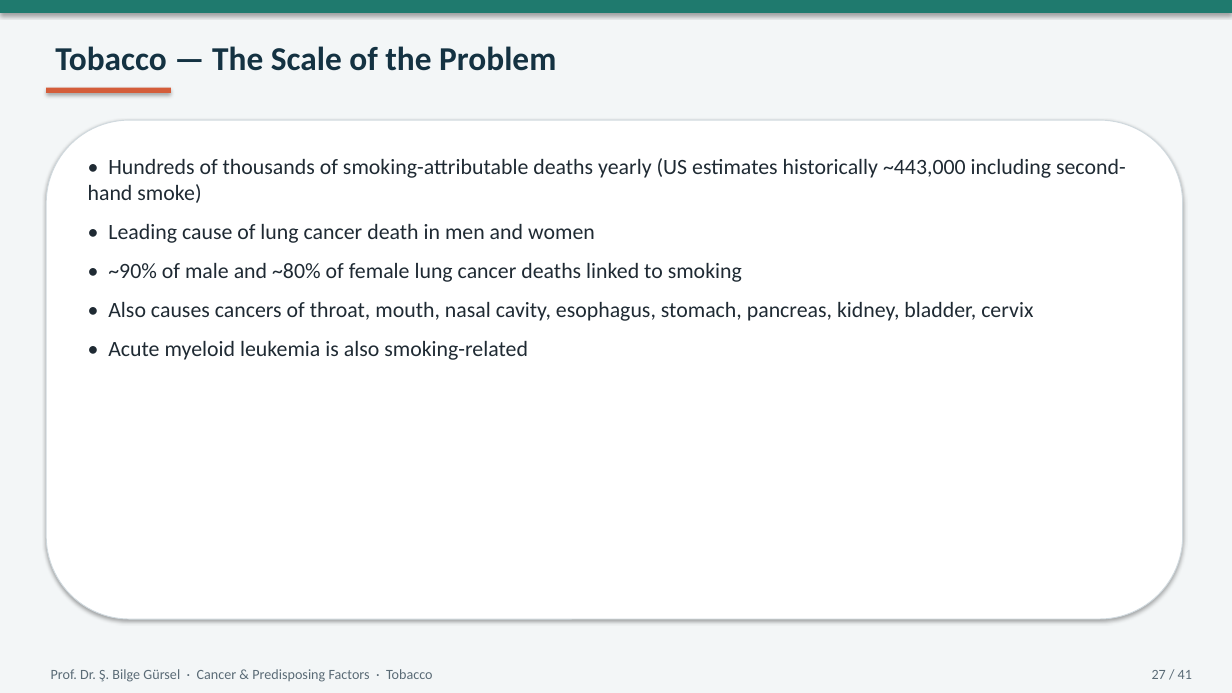
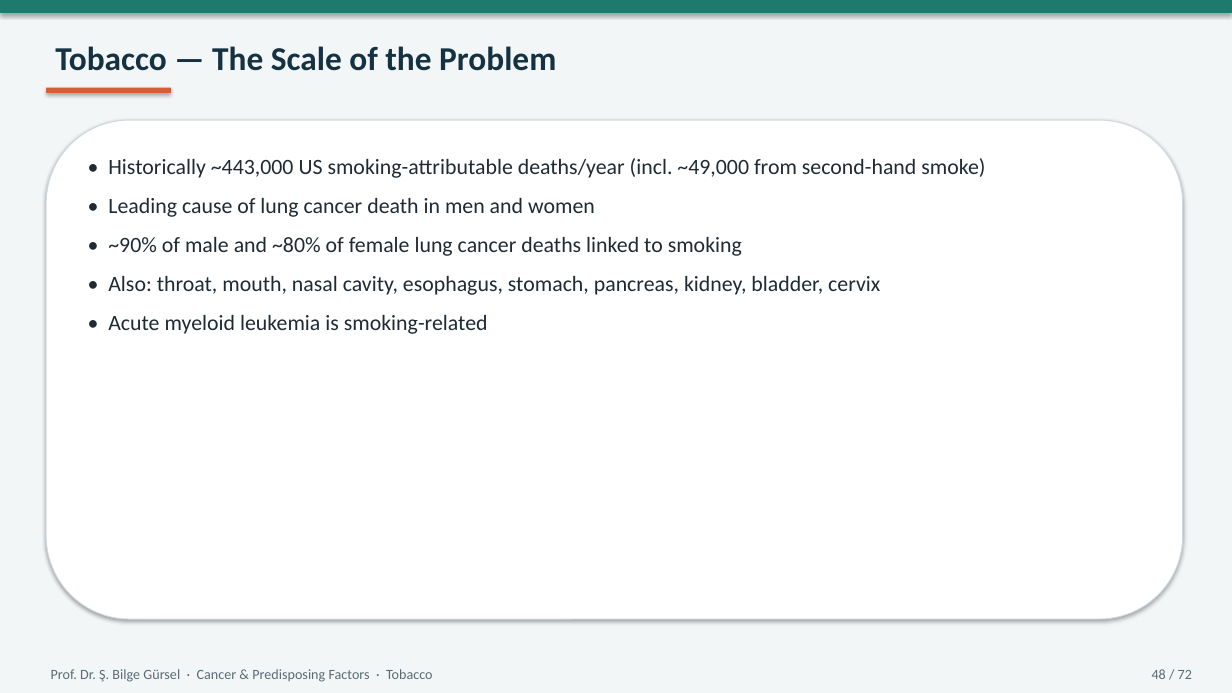
Before and after one commit to bilgegursel/RT-and-AI, a slide deck: slide 48 of elektif-radyasyon-onkolojisi-donem5/chemical-carcinogens-lecture/Cancer_Predisposing_Factors_Chemical_Tobacco_Radiation.pptx (slide 27 before the commit). Drawn at 1232x693 pixels with LibreOffice and Linux fonts; fonts in the diff are those of the drawing. Boxes give left, top, right and bottom in pixels: in the first picture for what was removed or moved away, otherwise in the second. Text is boxed around its words. In the diff, an @@ line names an element or a change of style, - is before the commit and + after.

```diff
--- a/elektif-radyasyon-onkolojisi-donem5/chemical-carcinogens-lecture/Cancer_Predisposing_Factors_Chemical_Tobacco_Radiation.pptx
+++ b/elektif-radyasyon-onkolojisi-donem5/chemical-carcinogens-lecture/Cancer_Predisposing_Factors_Chemical_Tobacco_Radiation.pptx
@@ text at [108,158,985,178]: text changed @@
-• Hundreds of thousands of smoking-attributable deaths yearly (US estimates historically ~443,000 including second-hand smoke)
+• Historically ~443,000 US smoking-attributable deaths/year (incl. ~49,000 from second-hand smoke)
@@ text at [108,276,880,334]: text changed @@
-• Also causes cancers of throat, mouth, nasal cavity, esophagus, stomach, pancreas, kidney, bladder, cervix
-• Acute myeloid leukemia is also smoking-related
+• Also: throat, mouth, nasal cavity, esophagus, stomach, pancreas, kidney, bladder, cervix
+• Acute myeloid leukemia is smoking-related
@@ text at [1152,669,1192,679]: text changed @@
-27 / 41
+48 / 72
```
Also in this commit, not shown: 38 other slides changed, 32 slides added, 1 slide removed, 3 other files.
